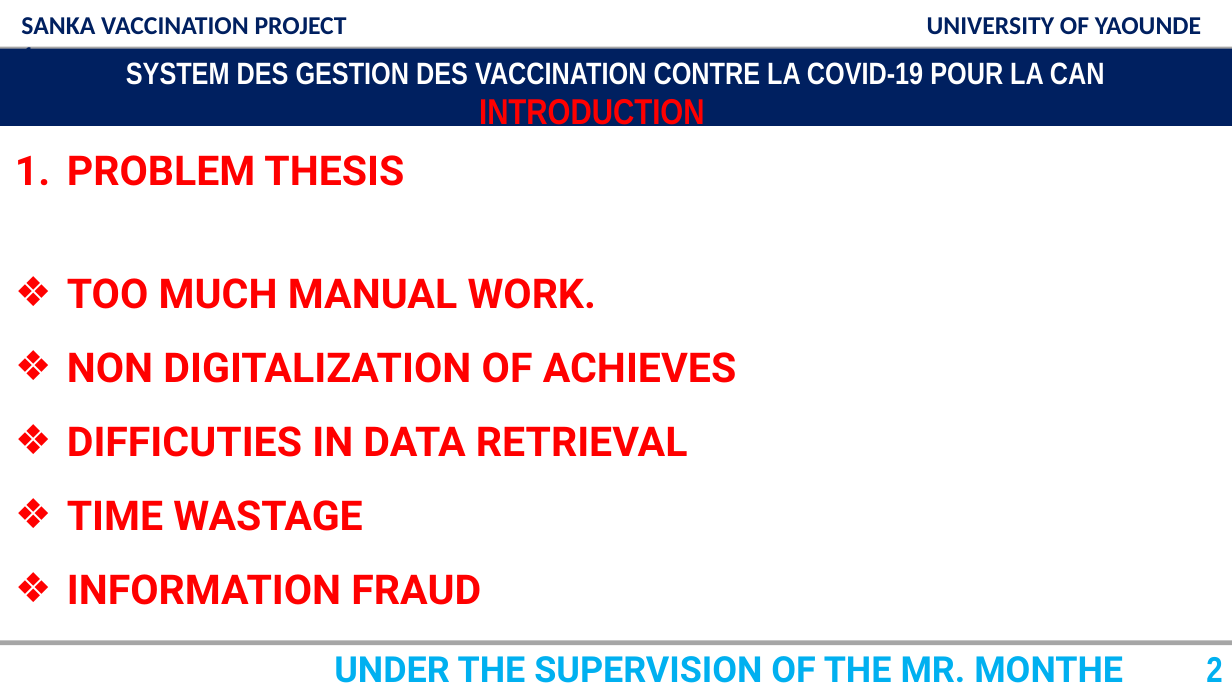
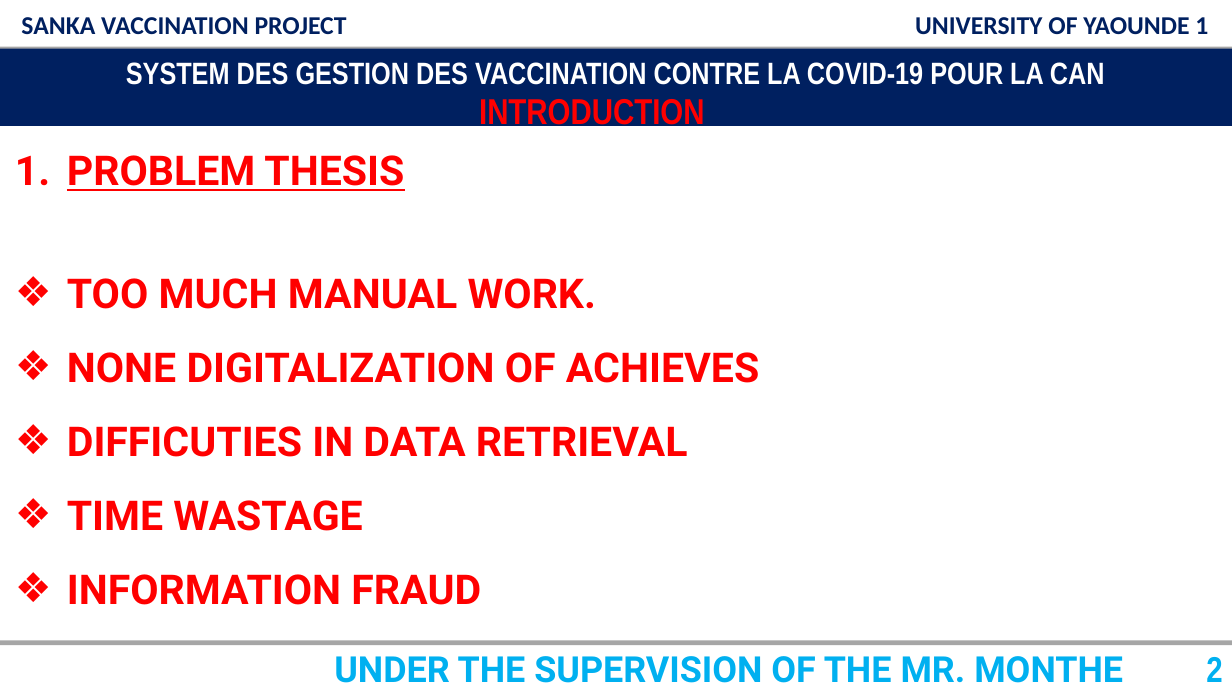
Before and after one commit to Abikum/Projet-Sanka--Java, a slide deck: slide 2 of snaka.pptx. Drawn at 1232x693 pixels with LibreOffice and Linux fonts; fonts in the diff are those of the drawing; background and template pictures are left out. Boxes give left, top, right and bottom in pixels: in the first picture for what was removed or moved away, otherwise in the second. Text is boxed around its words. In the diff, an @@ line names an element or a change of style, - is before the commit and + after.

```diff
--- a/snaka.pptx
+++ b/snaka.pptx
@@ rectangle "SANKA VACCINATION PROJECT UNIVERSITY OF ...": place and size @@
-rectangle "SANKA VACCINATION PROJECT UNIVERSITY OF ..." at [21,17,1201,49]
+rectangle "SANKA VACCINATION PROJECT UNIVERSITY OF ..." at [12,4,1220,44]
@@ text at [67,155,404,191]: underline on in "PROBLEM THESIS" @@
@@ text at [67,352,759,383]: text changed @@
-❖ NON DIGITALIZATION OF ACHIEVES
+❖ NONE DIGITALIZATION OF ACHIEVES
```
Also in this commit, not shown: 4 other slides changed.
